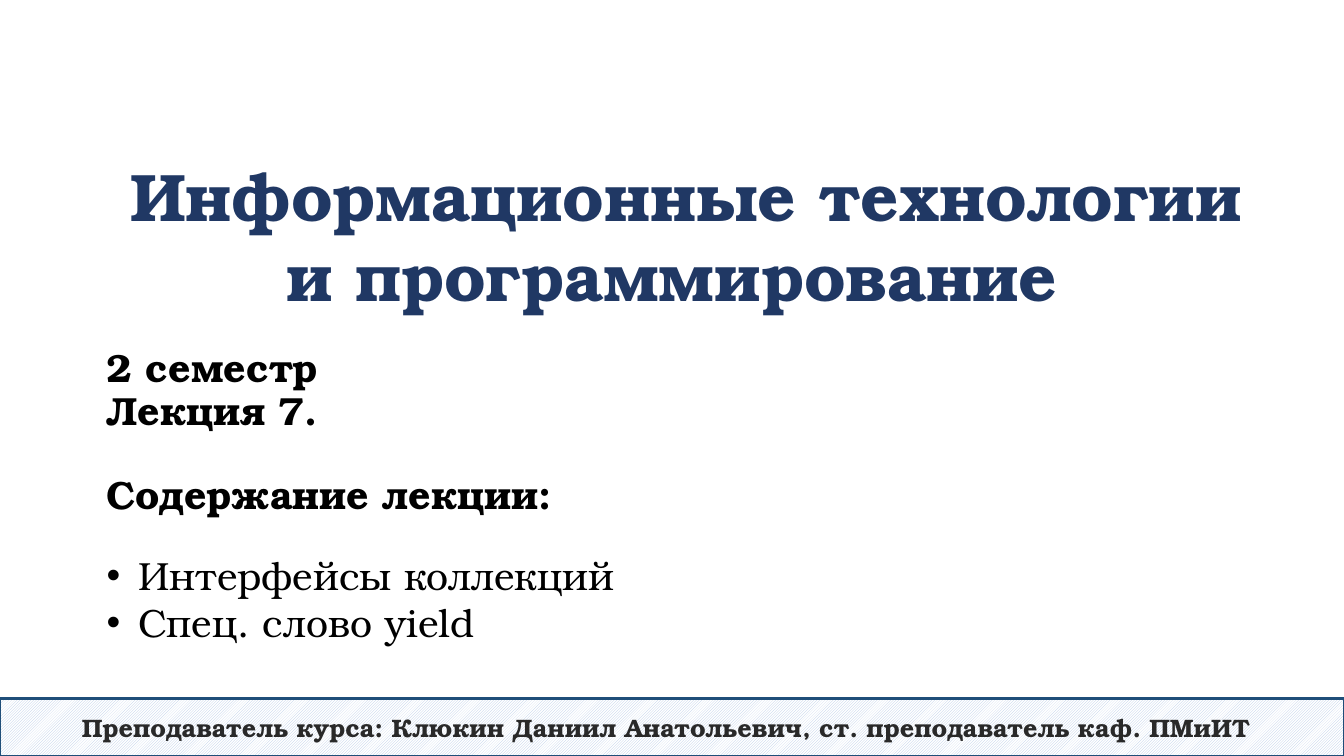
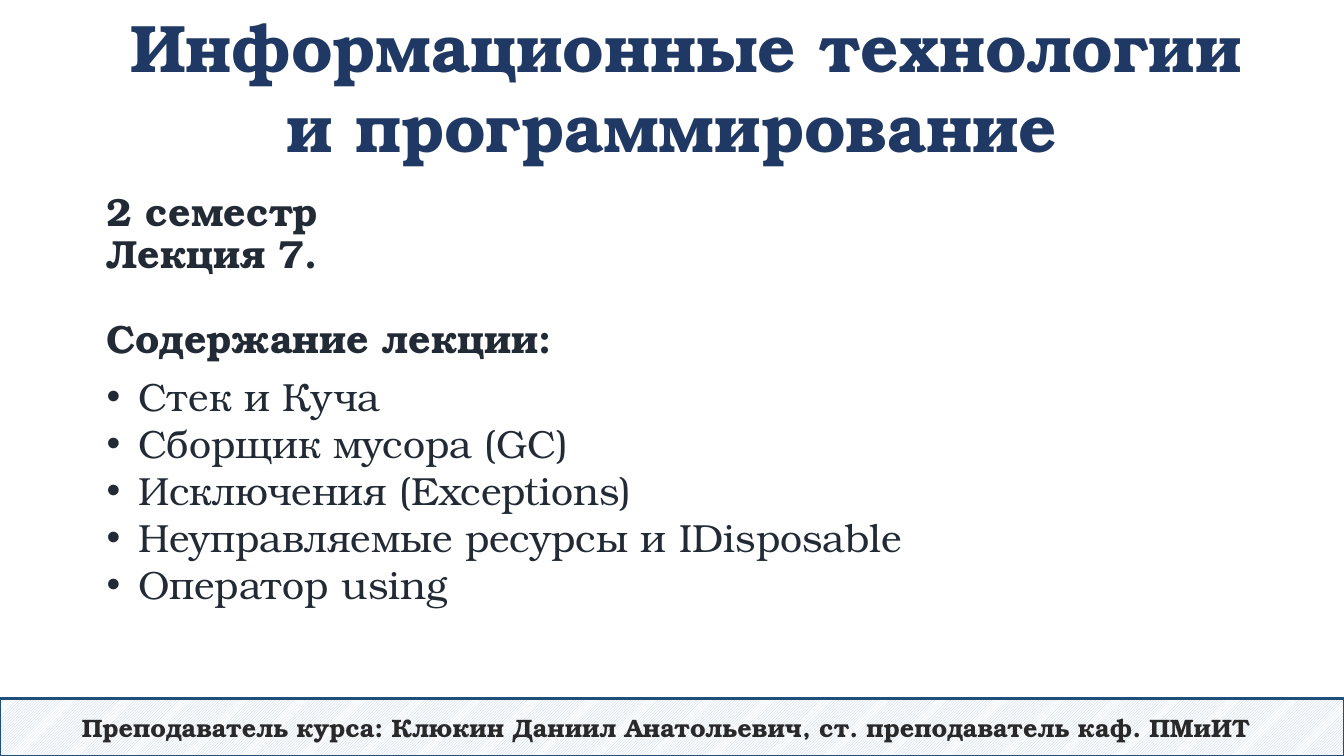
Before and after one commit to DaniilKlyukin/ITiP-2, a slide deck: slide 1 of Лекции/ИТиП 2 лек 7.pptx. Drawn at 1344x756 pixels with LibreOffice and Linux fonts; fonts in the diff are those of the drawing. Boxes give left, top, right and bottom in pixels: in the first picture for what was removed or moved away, otherwise in the second. Text is boxed around its words. In the diff, an @@ line names an element or a change of style, - is before the commit and + after.

```diff
--- a/Лекции/ИТиП 2 лек 7.pptx
+++ b/Лекции/ИТиП 2 лек 7.pptx
@@ text "Информационные технологии и программирование" moved from (x1=130, y1=172, x2=1241, y2=316) to (x1=130, y1=23, x2=1241, y2=167) @@
@@ title "2 семестр Лекция 7. Содержание ..." moved from (x1=107, y1=354, x2=539, y2=518) to (x1=107, y1=198, x2=539, y2=362) @@
@@ title "2 семестр Лекция 7. Содержание ..." at (x1=107, y1=198, x2=539, y2=362): text colour #000000 to #222A35 @@
@@ text at (x1=138, y1=383, x2=901, y2=609): text changed; text colour #000000 to #222A35 @@
-• Интерфейсы коллекций
-• Спец. слово yield
+• Стек и Куча
+• Сборщик мусора (GC)
+• Исключения (Exceptions)
+• Неуправляемые ресурсы и IDisposable
+• Оператор using
```
Also in this commit, not shown: 39 slides added, 19 slides removed, 6 other files.
